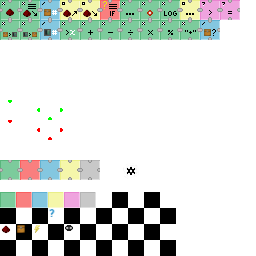
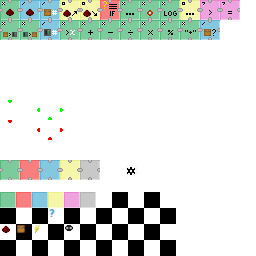
Layer changes from the first w=256, h=256 image to the second:
painted on "icons.png" over [20, 0, 40, 20]
